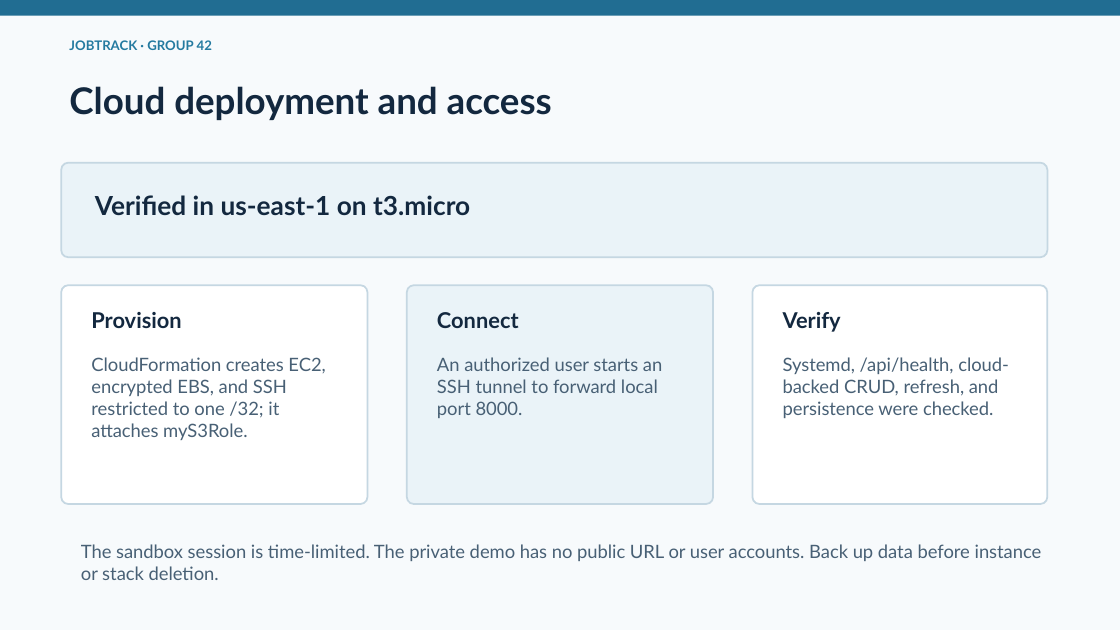
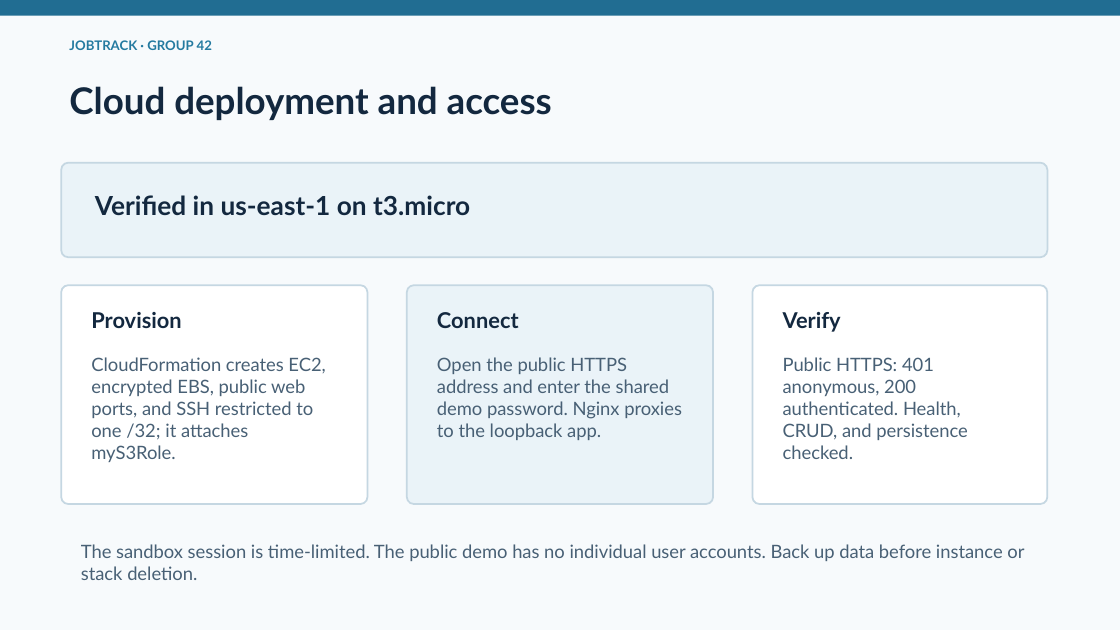
Before and after one commit to ReliWALEE/jobtrack-midpoint, a slide deck: slide 6 of deliverables/Group42-JobTrack.pptx. Drawn at 1120x630 pixels with LibreOffice and Linux fonts; fonts in the diff are those of the drawing. Boxes give left, top, right and bottom in pixels: in the first picture for what was removed or moved away, otherwise in the second. Text is boxed around its words. In the diff, an @@ line names an element or a change of style, - is before the commit and + after.

Commit message:
Publish HTTPS demo and submitted final materials

```diff
--- a/deliverables/Group42-JobTrack.pptx
+++ b/deliverables/Group42-JobTrack.pptx
@@ text at <box>91,357,325,462</box>: text changed @@
-CloudFormation creates EC2, encrypted EBS, and SSH restricted to one /32; it attaches myS3Role.
+CloudFormation creates EC2, encrypted EBS, public web ports, and SSH restricted to one /32; it attaches myS3Role.
@@ text at <box>437,357,682,440</box>: text changed @@
-An authorized user starts an SSH tunnel to forward local port 8000.
+Open the public HTTPS address and enter the shared demo password. Nginx proxies to the loopback app.
@@ text at <box>783,357,968,459</box>: text changed @@
-Systemd, /api/health, cloud-backed CRUD, refresh, and persistence were checked.
+Public HTTPS: 401 anonymous, 200 authenticated. Health, CRUD, and persistence checked.
@@ text at <box>81,544,1024,580</box>: text changed @@
-The sandbox session is time-limited. The private demo has no public URL or user accounts. Back up data before instance or stack deletion.
+The sandbox session is time-limited. The public demo has no individual user accounts. Back up data before instance or stack deletion.
```
Also in this commit, not shown: 3 other slides changed, 14 other files.
